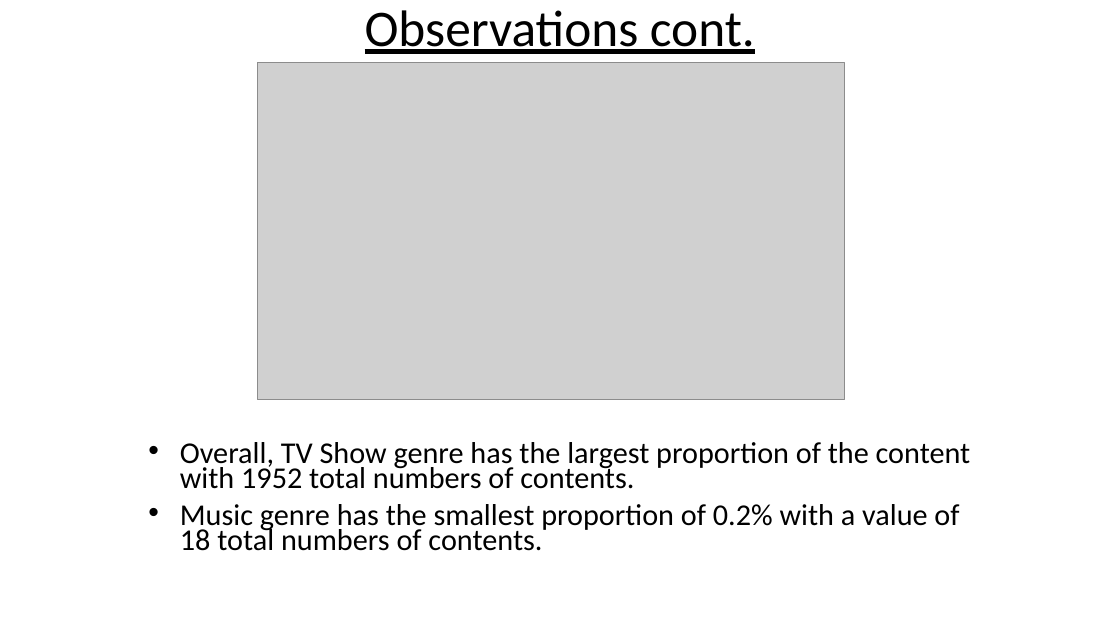
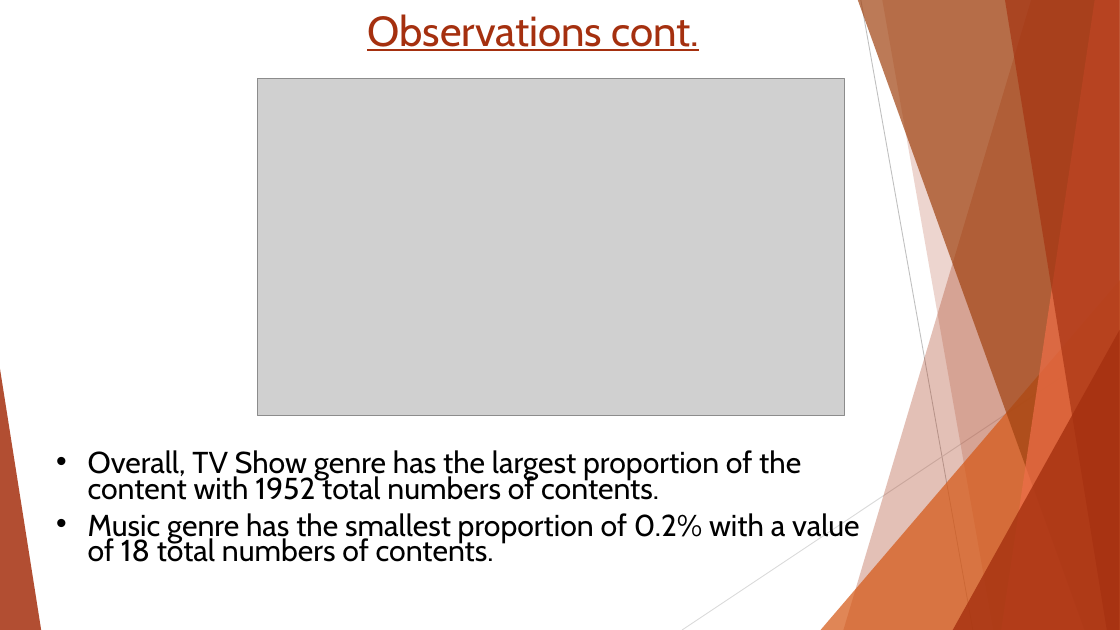
Before and after one commit to fanthony16/DataAnalysisNetFlix, a slide deck: slide 6 of NetFlix_TAIWO_OLUWAFEMI.pptx. Drawn at 1120x630 pixels with LibreOffice and Linux fonts; fonts in the diff are those of the drawing; grey boxes stand for pictures. Boxes give left, top, right and bottom in pixels: in the first picture for what was removed or moved away, otherwise in the second. Text is boxed around its words. In the diff, an @@ line names an element or a change of style, - is before the commit and + after.

```diff
--- a/NetFlix_TAIWO_OLUWAFEMI.pptx
+++ b/NetFlix_TAIWO_OLUWAFEMI.pptx
@@ text "Observations cont." at <box>367,14,700,51</box>: size 44 to 36 pt, font Calibri to Cabin, text colour #000000 to #A5300F; line spacing 0.8 to 1; vertical alignment middle to top @@
@@ picture: place and size @@
-picture at <box>258,63,845,400</box>
+picture at <box>258,79,845,416</box>
@@ group added at <box>0,0,1120,630</box>: 5 freeform shapes, 3 triangles, 2 lines @@
@@ text "Overall, TV Show genre has ...": place and size @@
-text "Overall, TV Show genre has ..." at <box>180,442,971,551</box>
+text "Overall, TV Show genre has ..." at <box>88,450,860,562</box>
@@ text "Overall, TV Show genre has ..." at <box>88,450,860,562</box>: font Calibri to Cabin @@
```
Also in this commit, not shown: 12 other slides changed.
